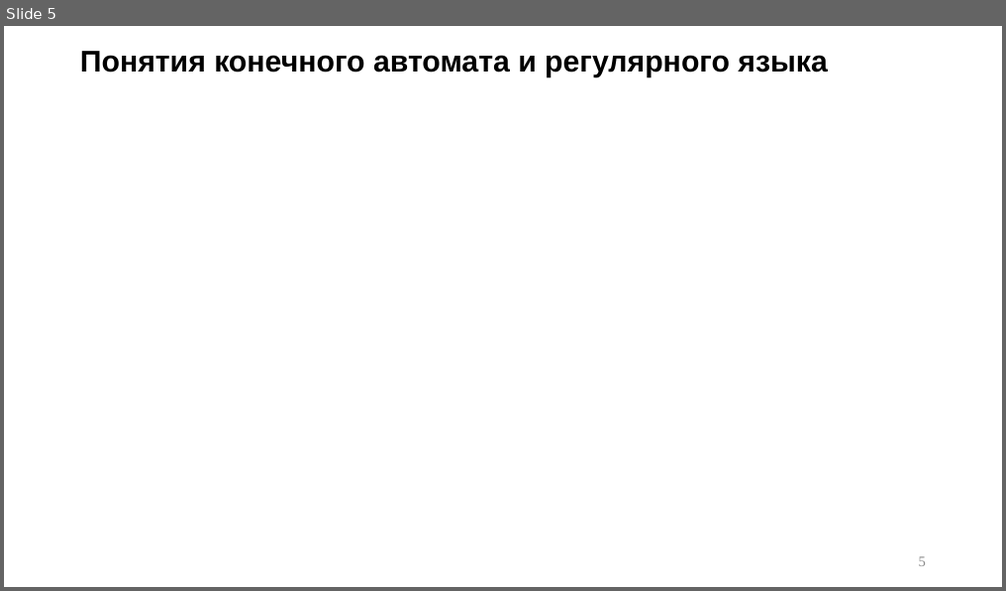
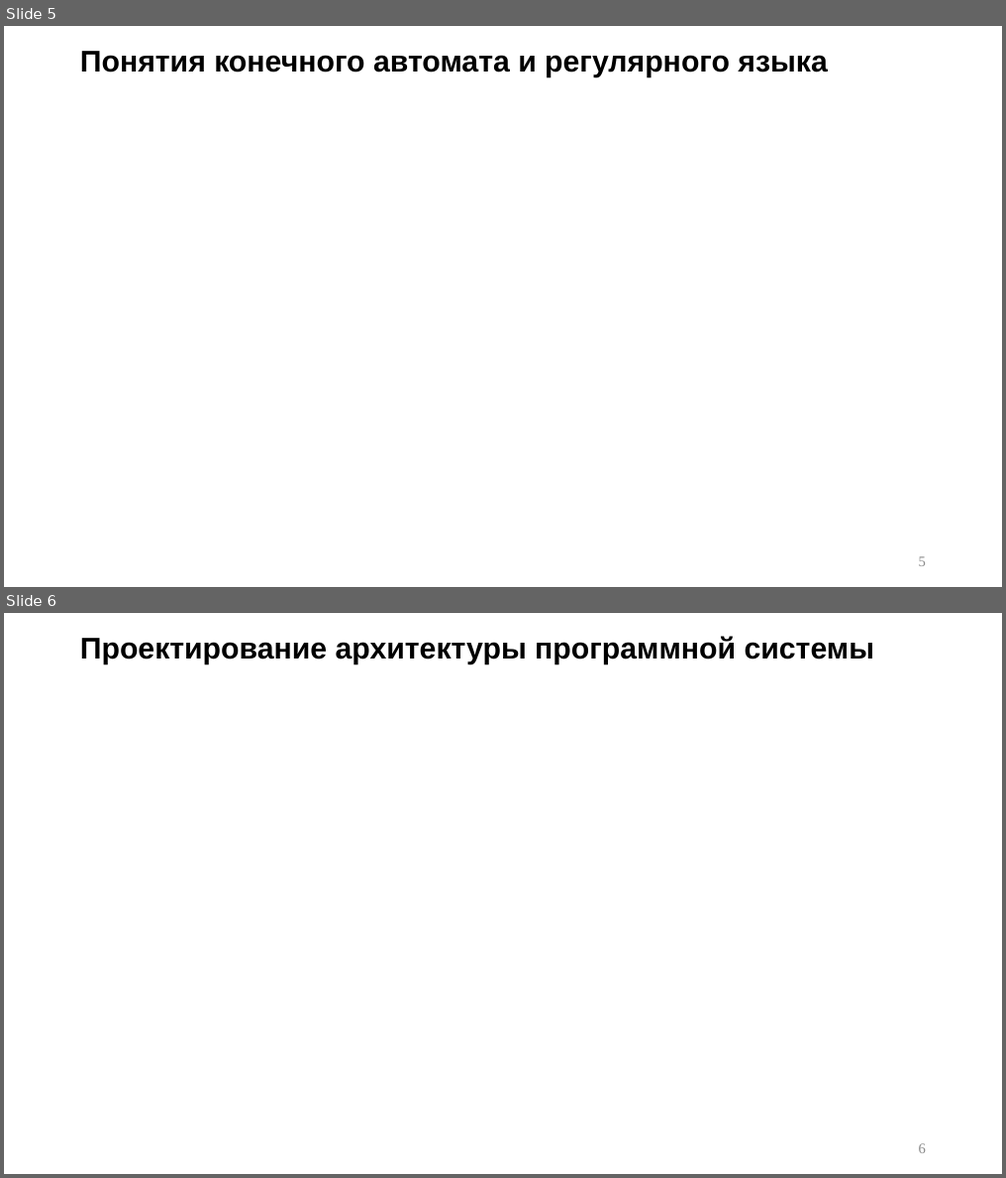
Before and after one commit to p6p62/RecognizerGenerator, a slide deck: Презентация на защиту.pptx. Shown one above the other, each under a label of ours: slide 5 before the commit, slides 5 and 6 after it. The pictures are 1006x591 and 1006x1178 pixels, drawn with LibreOffice and Linux fonts; fonts in the diff are those of the drawing. Boxes give left, top, right and bottom in pixels: in the first picture for what was removed or moved away, otherwise in the second. Text is boxed around its words. In the diff, an @@ line names an element or a change of style, - is before the commit and + after.

```diff
--- a/Презентация на защиту.pptx
+++ b/Презентация на защиту.pptx
@@ slide 6 added at [4,613,1002,1174], background #FFFFFF @@
@@ title added at [80,636,875,664], 28.8 pt, text #000000, bold @@
+Проектирование архитектуры программной системы
@@ page number added at [919,1144,926,1154], 14 pt, text #8C8C8C @@
+6
```
Also in this commit, not shown: 2 slides changed.
